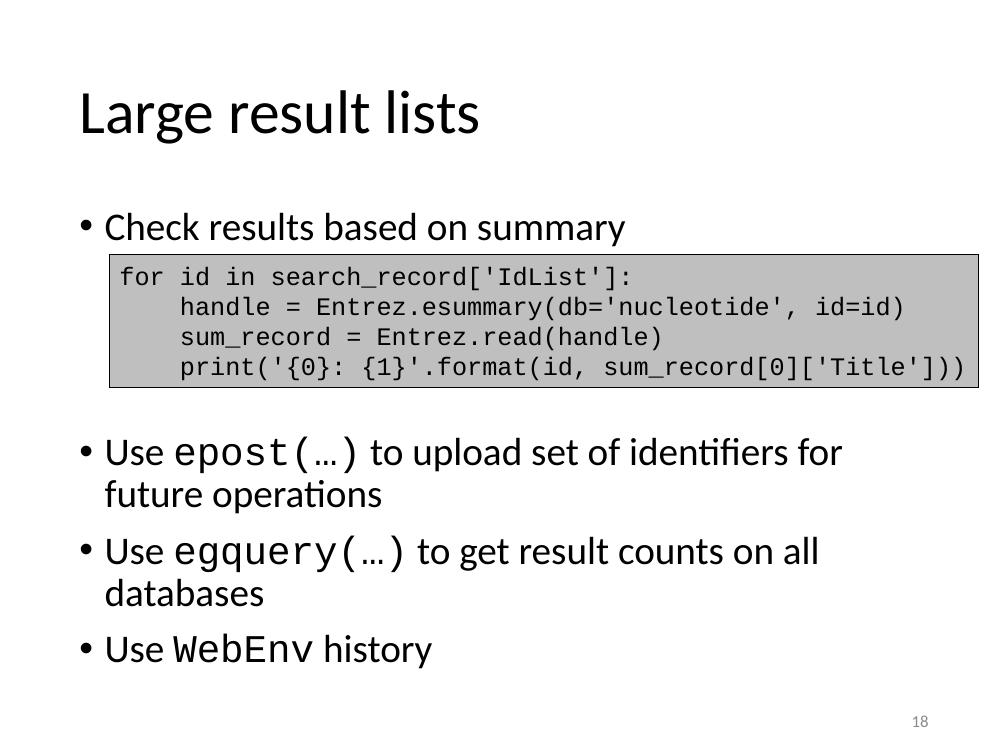
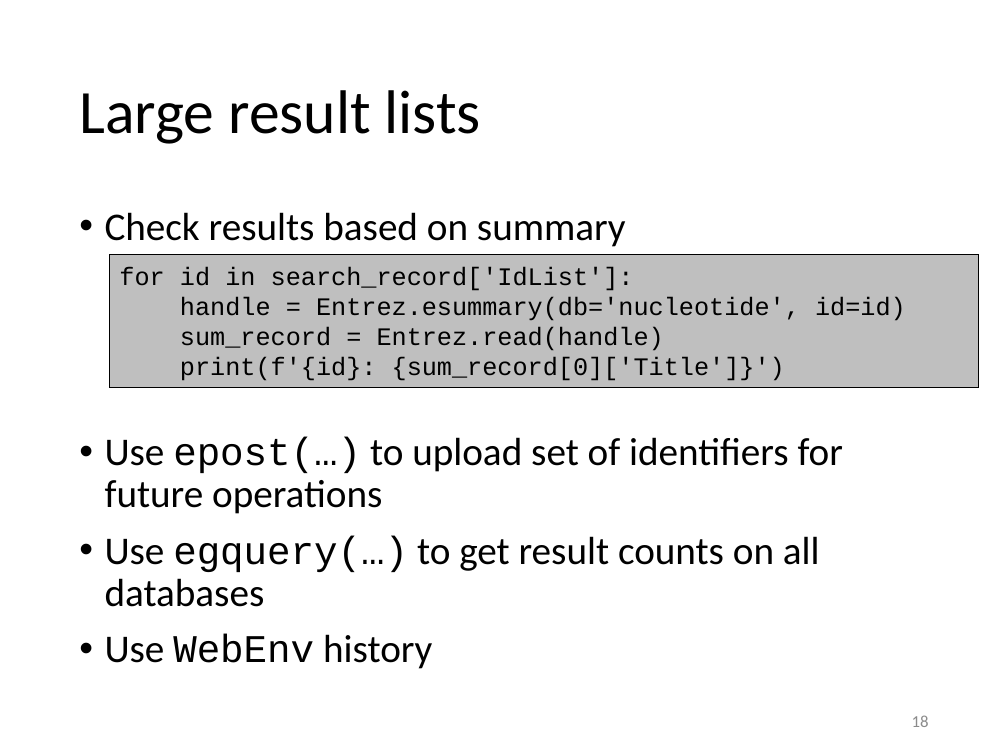
Before and after one commit to gjbex/training-material, a slide deck: slide 18 of Python/biopython.pptx. Drawn at 1008x756 pixels with LibreOffice and Linux fonts; fonts in the diff are those of the drawing. Boxes give left, top, right and bottom in pixels: in the first picture for what was removed or moved away, otherwise in the second. Text is boxed around its words. In the diff, an @@ line names an element or a change of style, - is before the commit and + after.

```diff
--- a/Python/biopython.pptx
+++ b/Python/biopython.pptx
@@ text in rectangle at (180, 357, 785, 381): text changed @@
-print('{0}: {1}'.format(id, sum_record[0]['Title']))
+print(f'{id}: {sum_record[0]['Title']}')
```
Also in this commit, not shown: 5 other slides changed.
